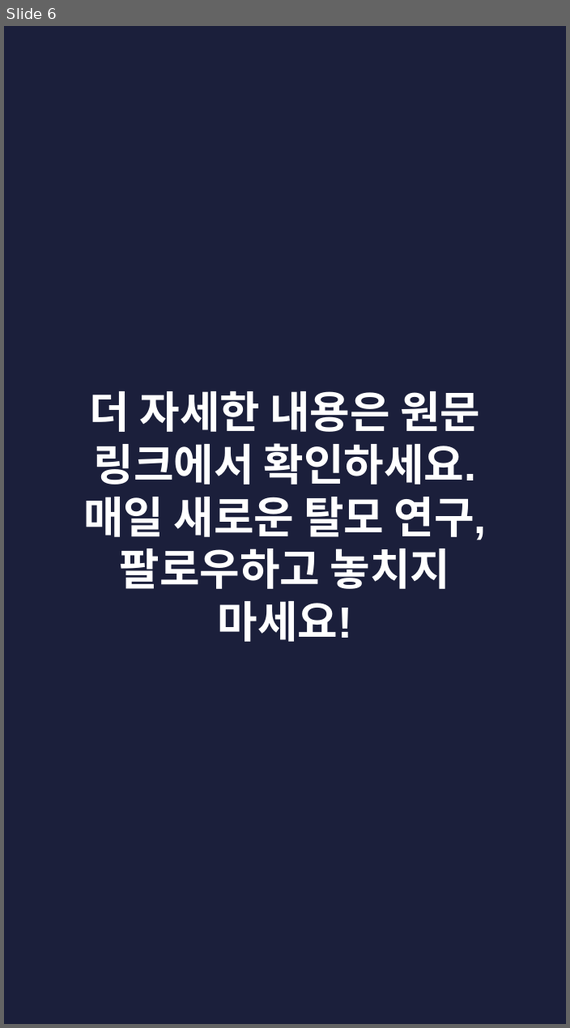
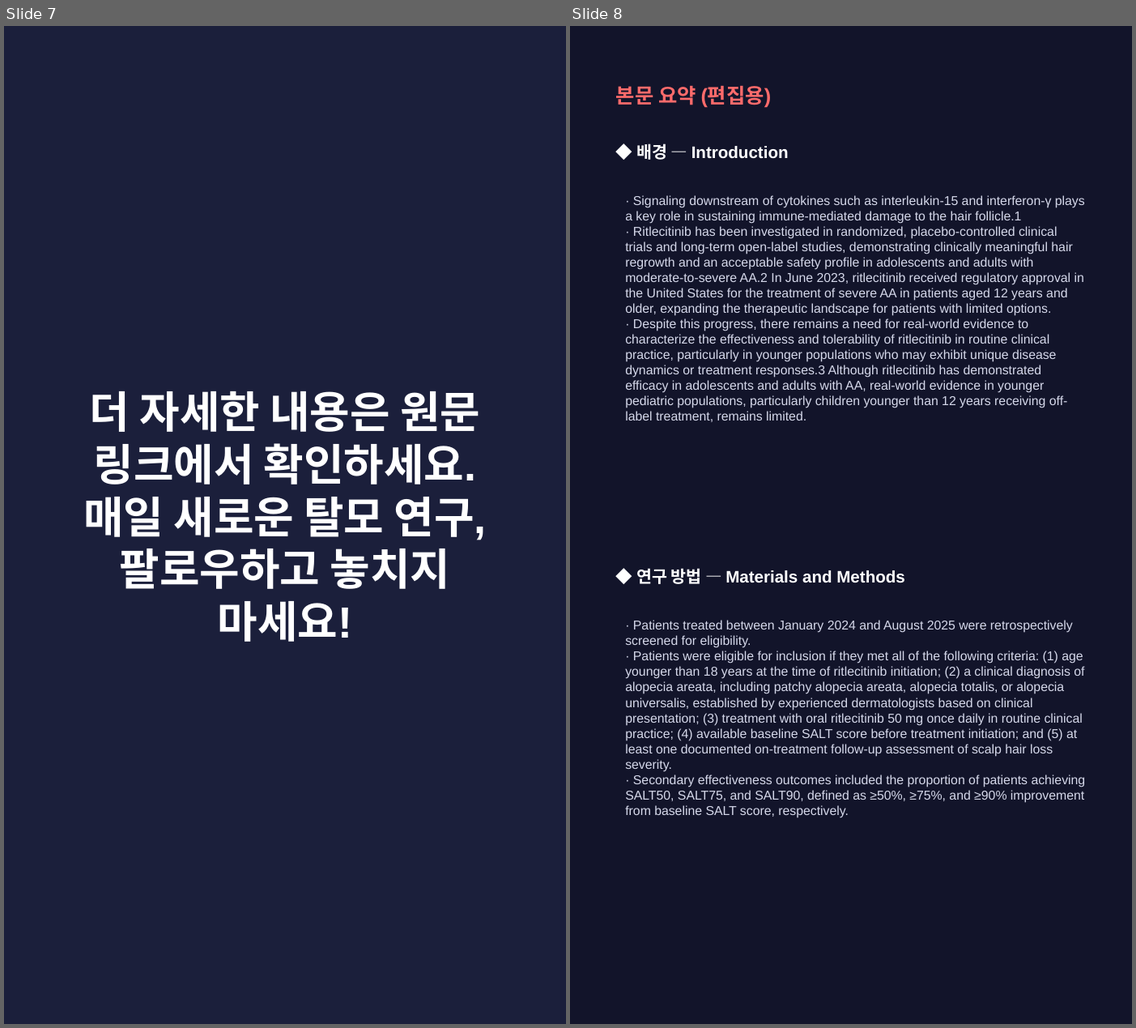
Before and after one commit to hyokang2010-BJ-ANTH/product-builder-test, a slide deck: pwa/data/latest/slides.pptx. Shown side by side, each under a label of ours: slide 6 before the commit, slides 7 and 8 after it. The pictures are 570x1028 and 1136x1028 pixels, drawn with LibreOffice and Linux fonts; fonts in the diff are those of the drawing. Boxes give left, top, right and bottom in pixels: in the first picture for what was removed or moved away, otherwise in the second. Text is boxed around its words. In the diff, an @@ line names an element or a change of style, - is before the commit and + after.

```diff
--- a/pwa/data/latest/slides.pptx
+++ b/pwa/data/latest/slides.pptx
@@ slide 8 added at (570, 26, 1132, 1024), background #12142A @@
@@ text added at (616, 85, 772, 108), 16 pt, text #FF6B6B, bold @@
+본문 요약 (편집용)
@@ text added at (636, 143, 789, 160), 13 pt, text #FFFFFF, bold @@
+◆ 배경 — Introduction
@@ text added at (625, 195, 1085, 422), 10 pt, text #D5D8EA @@
+· Signaling downstream of cytokines such as interleukin-15 and interferon-γ plays a key role in sustaining immune-mediated damage to the hair follicle.1
+· Ritlecitinib has been investigated in randomized, placebo-controlled clinical trials and long-term open-label studies, demonstrating clinically meaningful hair regrowth and an acceptable safety profile in adolescents and adults with moderate-to-severe AA.2 In June 2023, ritlecitinib received regulatory approval in the United States for the treatment of severe AA in patients aged 12 years and older, expanding the therapeutic landscape for patients with limited options.
+· Despite this progress, there remains a need for real-world evidence to characterize the effectiveness and tolerability of ritlecitinib in routine clinical practice, particularly in younger populations who may exhibit unique disease dynamics or treatment responses.3 Although ritlecitinib has demonstrated efficacy in adolescents and adults with AA, real-world evidence in younger pediatric populations, particularly children younger than 12 years receiving off-label treatment, remains limited.
@@ text added at (636, 568, 905, 584), 13 pt, text #FFFFFF, bold @@
+◆ 연구 방법 — Materials and Methods
@@ text added at (625, 620, 1086, 818), 10 pt, text #D5D8EA @@
+· Patients treated between January 2024 and August 2025 were retrospectively screened for eligibility.
+· Patients were eligible for inclusion if they met all of the following criteria: (1) age younger than 18 years at the time of ritlecitinib initiation; (2) a clinical diagnosis of alopecia areata, including patchy alopecia areata, alopecia totalis, or alopecia universalis, established by experienced dermatologists based on clinical presentation; (3) treatment with oral ritlecitinib 50 mg once daily in routine clinical practice; (4) available baseline SALT score before treatment initiation; and (5) at least one documented on-treatment follow-up assessment of scalp hair loss severity.
+· Secondary effectiveness outcomes included the proportion of patients achieving SALT50, SALT75, and SALT90, defined as ≥50%, ≥75%, and ≥90% improvement from baseline SALT score, respectively.
@@ what was slide 6 is now slide 7 @@
```
Also in this commit, not shown: 2 slides changed, 5 other slides added, 5 slides removed, 28 other files.
